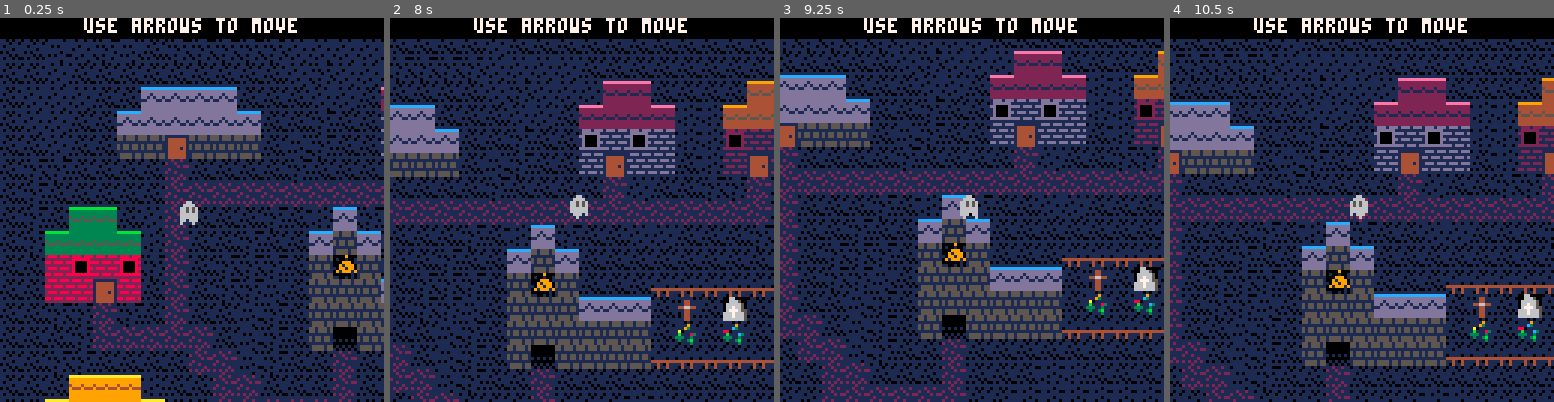
Above: before the commit, frames 1-4 (left to right).
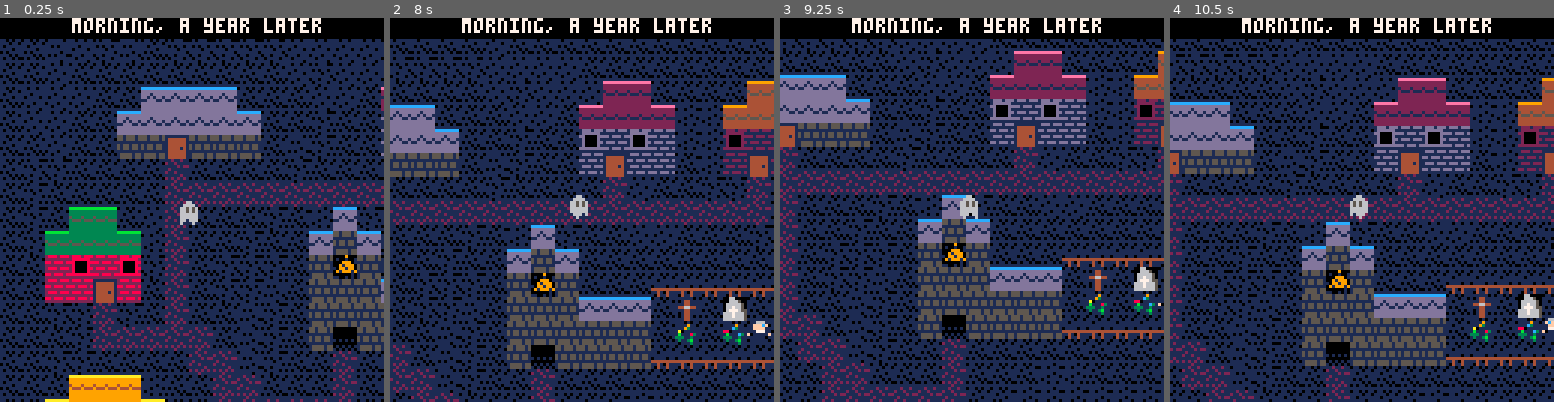
Above: after the commit, the same moments.

Repository: codeartisticninja/ldjam38
Game: PICO-8 cartridge ldjam.p8
Same seed, same stepped clock (60 frames per second), same inputs: the game is played once before the commit and once after it.
Inputs:
- Up to frame 1 (0.25 s): no input
- Up to frame 2 (8 s): tap O (Z key) at 0.7, 1.7, 2.1, 2.5, 2.9, 3.3, 3.7, 4.1, 4.5, 4.9, 5.3, 5.7, 6.1, 6.5, 6.9, 7.3, 7.7 s; hold Right 1.6-2.1 s; hold Up 2.15-2.42 s; hold Right 2.47-3.03 s; hold Left 3.08-3.58 s; hold Down 3.63-3.97 s; hold Right 4.02-4.68 s; hold Up 4.73-5.03 s; hold Left 5.08-5.68 s; hold Down 5.73-6.03 s; hold Right 6.08-6.58 s; hold Right 6.63-7.13 s; hold Up 7.18-7.45 s; hold Right from 7.5 s (still down)
- Up to frame 3 (9.25 s): release Right at 8.07 s; tap O (Z key) at 8.1, 8.5, 8.9 s; hold Left 8.12-8.62 s; hold Down 8.67-9 s; hold Right from 9.05 s (still down)
- Up to frame 4 (10.5 s): tap O (Z key) at 9.3, 9.7, 10.1 s; release Right at 9.72 s; hold Up 9.77-10.07 s; hold Left from 10.12 s (still down)

The runs differ from the first frame. In frame 1, 1.0% of the frame differs, in the area x 18-84%, y 0-4%; in frame 2, 1.1%, in the area x 18-100%, y 0-85%; in frame 3, 1.0%; in frame 4, 1.1%.

Commit message:
level 10

Diff:
--- a/ldjam.p8
+++ b/ldjam.p8
@@ -493,10 +493,137 @@
    },
 		}
 	},
+
+	{
+		chars = {
+			john = {
+				x = 11/8,
+				y = 53/8,
+				sprite = 66,
+				script = {
+					"john: i can't focus",
+					"john: fucking peter keeps getting back on my mind... why? he was such a freak",
+					"john: he would always put on that pretense, telling me he \"worried about me\"",
+					"john: as if i was one of those nutcases bottling up their feelings or some shit",
+					"john: peter... if you hear me right now... you were such an idiot"
+				}
+			},
+			dave = {
+				x = 111/8,
+				y = 53/8,
+				sprite = 67,
+				script = {
+					"dave: i can't measure while hammering, i can't hold the fucking saw and the....",
+					"dave: *sigh*.... do i set impossible standards for myself?",
+					"dave: what would peter say if he was here?",
+					"dave: ...",
+					"dave: \"you're too hard on yourself, dave!\", thats what he'd say... heh"
+				}
+			},
+			richard = {
+				x = 16,
+				y = 14.5,
+				sprite = 64,
+				script = {
+					"richard: when the coroner arrives... when peter arrives",
+					"richard: can i look in his face again?",
+					"richard: can i see him as god would, and not as his friend? his...",
+					"richard: honestly, he was more strong than i. suicide...",
+					"richard: maybe.... maybe i can honor him by striving even harder to be a better person"
+				}
+			},
+			tim = {
+				x = 28,
+				y = 4,
+				sprite = 68,
+				script = {
+					"tim: when i was a child i stood above a pond",
+					"tim: i looked into it, and saw my own reflection",
+					"tim: but then i lost my watch, and it plupped into it, destroying me with the ripples",
+					"tim: who am i now? has time taken me away?",
+					"tim: how can i stay grounded now? without peter?"
+				}
+			},
+
+			paul = {
+				x =7,
+				y = 20,
+				sprite = 65,
+				script = {
+					"paul: peter used to say that all i was in control of, was my own actions",
+					"paul: ... he told me to beleive in myself",
+					"paul: what is belief? and who am i? a sicko who cuts off the limbs of dead pets",
+					"paul: dear beloved pets... and for what?"
+				}
+			},
+
+			sharon = {
+				x = 18,
+				y = 6,
+				sprite = 82,
+				script = {
+					"sharon: i can't believe any of this is happening",
+					"sharon: i will never get over this",
+					"sharon: my make-up is running, but i don't even care at this point",
+					"sharon: .... that's a lie, i do care - and i hate myself for it!"
+				}
+			},
+
+			animal = {
+				x = 116/8,
+				y = 30/8,
+				sprite = 100,
+				firstsprite = 100,
+				maxsprite = 104,
+				repititionnumber = 4,
+				talkedto = true,
+				script = {
+					"dog: what are you talking to me for?"
+ 				}
+			},
+
+			animal = {
+				x = 8,
+				y = 16,
+				sprite = 96,
+				firstsprite = 96,
+				maxsprite = 100,
+				repititionnumber = 4,
+				talkedto = true,
+				script = {
+				"chicken: cuck!"
+				}
+			},
+
+
+		}
+	},
+
+	{
+		help = "morning, a year later",
+		chars = {
+			richard = {
+				x = 23.5,
+				y = 12.5,
+				sprite = 64,
+				script = {
+					"richard: *is tending to peter's grave*",
+					"richard: this is the day you died",
+					"richard: *waters the last plant, the grave is well-kept*",
+					"richard: if you're listening, i still have those thoughts peter",
+					"richard: *smiles*",
+					"richard: ... but you'll be happy to know that i haven't acted on them",
+					"richard: *contemplates for a moment*",
+					"richard: i guess you did help me after all, huh?",
+				}
+			},
+		}
+	},
+
 }
 
 function _init()
- currentlevel = 1
+ currentlevel = 10
  music(0)
 end
 
